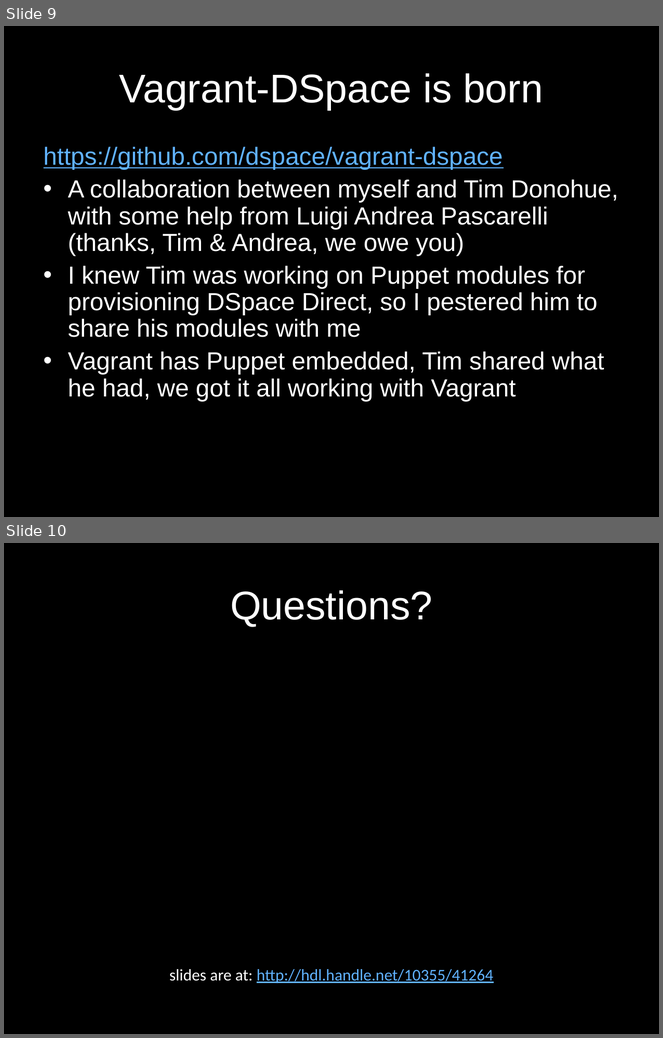
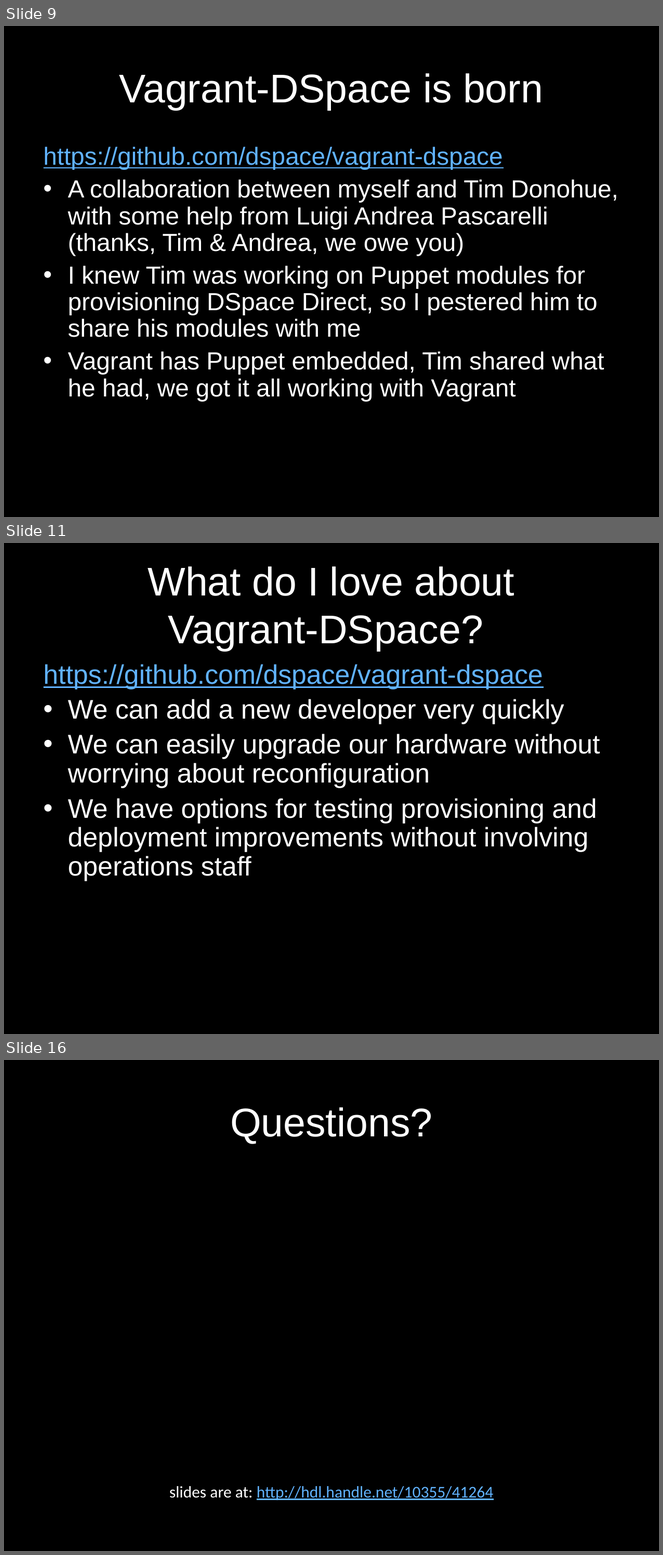
Before and after one commit to hardyoyo/or2015-live-demo-vagrant-dspace, a slide deck: intro_slides.odp. Shown one above the other, each under a label of ours: slides 9 and 10 before the commit, slides 9, 11 and 16 after it; the slides between them are not shown. The pictures are 663x1038 and 663x1555 pixels, drawn with LibreOffice and Linux fonts; fonts in the diff are those of the drawing. Boxes give left, top, right and bottom in pixels: in the first picture for what was removed or moved away, otherwise in the second. Text is boxed around its words. In the diff, an @@ line names an element or a change of style, - is before the commit and + after.

```diff
--- a/intro_slides.odp
+++ b/intro_slides.odp
@@ slide 11 added at [4, 543, 659, 1034], background #000000 @@
@@ title added at [148, 566, 515, 651], 44 pt, text #FFFFFF @@
+What do I love about
+Vagrant-DSpace?
@@ text added at [44, 664, 600, 882], 29.6 pt, text #FFFFFF @@
+https://github.com/dspace/vagrant-dspace
+• We can add a new developer very quickly
+• We can easily upgrade our hardware without worrying about reconfiguration
+• We have options for testing provisioning and deployment improvements without involving operations staff
@@ what was slide 10 is now slide 16 @@
```
Also in this commit, not shown: 1 slide changed, 6 other slides added, 1 slide removed, 1 other file.
